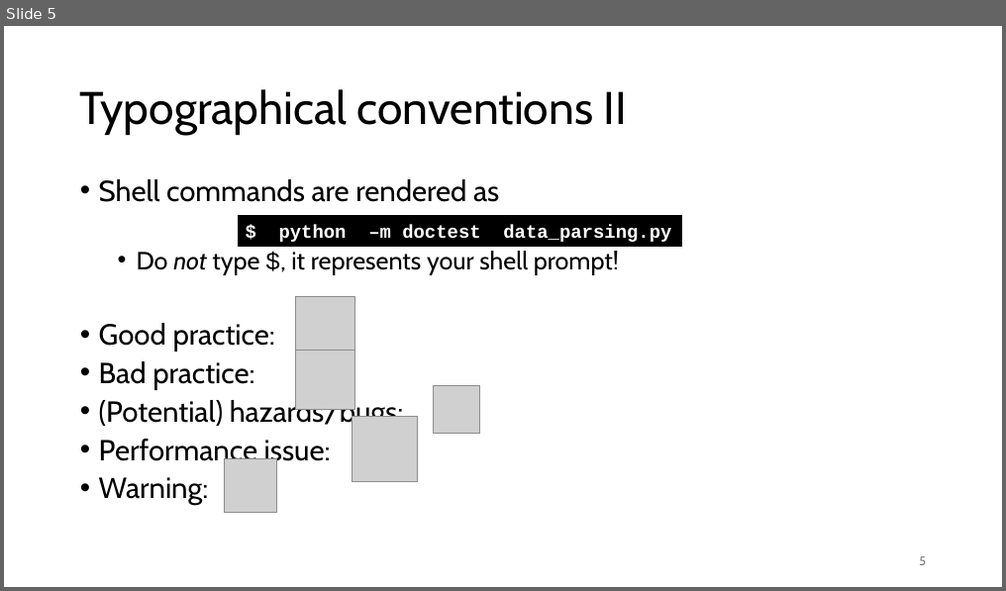
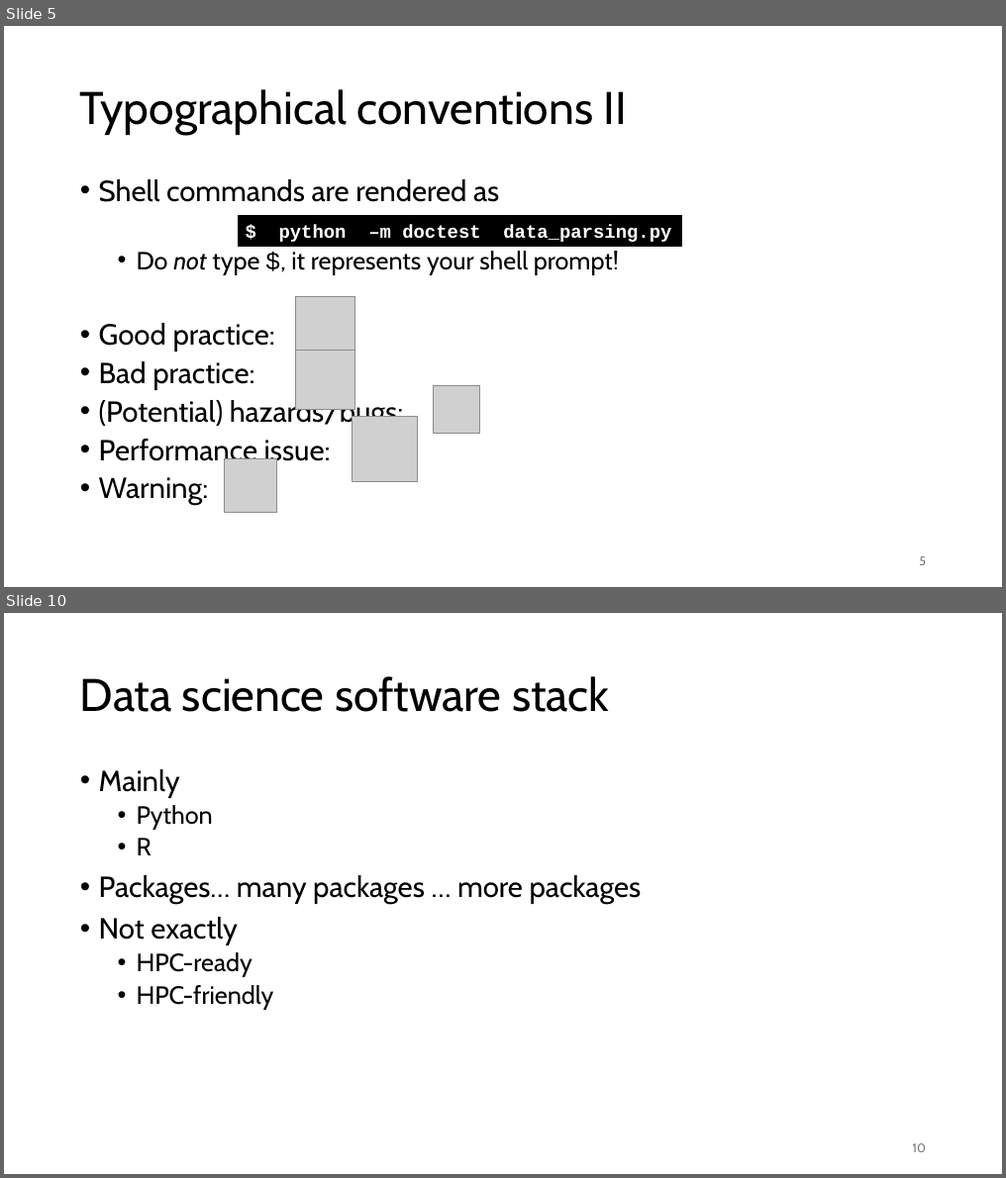
Before and after one commit to gjbex/Best-practices-for-data-science-on-HPC, a slide deck: best_practices_for_data_science_on_hpc.pptx. Shown one above the other, each under a label of ours: slide 5 before the commit, slides 5 and 10 after it; the slides between them are not shown. The pictures are 1006x591 and 1006x1178 pixels, drawn with LibreOffice and Linux fonts; fonts in the diff are those of the drawing; grey boxes stand for pictures. Boxes give left, top, right and bottom in pixels: in the first picture for what was removed or moved away, otherwise in the second. Text is boxed around its words. In the diff, an @@ line names an element or a change of style, - is before the commit and + after.

```diff
--- a/best_practices_for_data_science_on_hpc.pptx
+++ b/best_practices_for_data_science_on_hpc.pptx
@@ slide 10 added at bbox=[4, 613, 1002, 1174], background #FFFFFF @@
@@ title added at bbox=[80, 676, 610, 712], 44 pt, text #000000 @@
+Data science software stack
@@ text added at bbox=[99, 769, 642, 1010], 28 pt, text #000000 @@
+• Mainly
+  • Python
+  • R
+• Packages… many packages … more packages
+• Not exactly
+  • HPC-ready
+  • HPC-friendly
@@ page number added at bbox=[913, 1144, 926, 1153], 12 pt, text #797979 @@
+10
```
Also in this commit, not shown: 1 slide changed, 7 other slides added, 1 slide removed.
